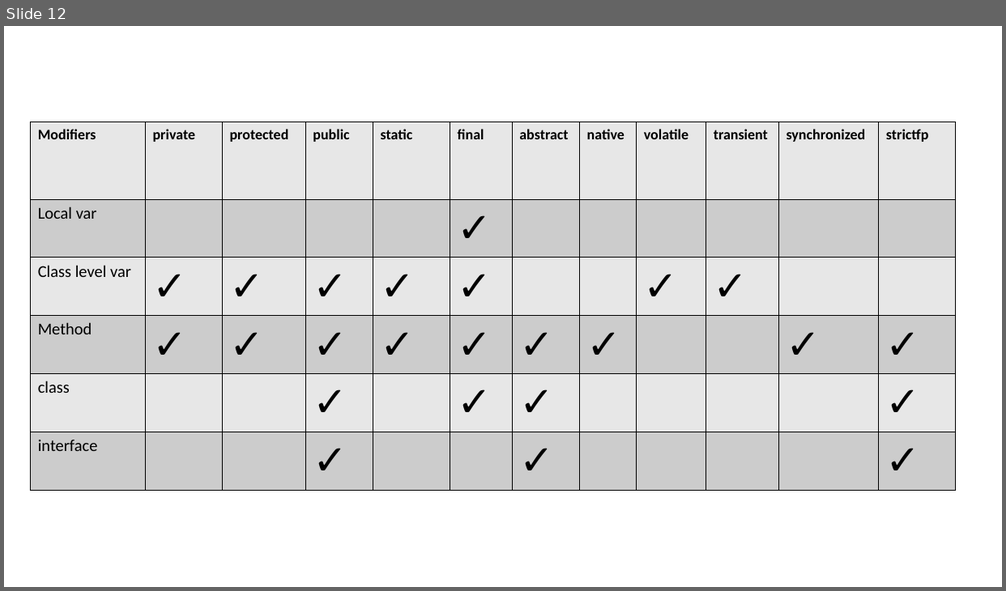
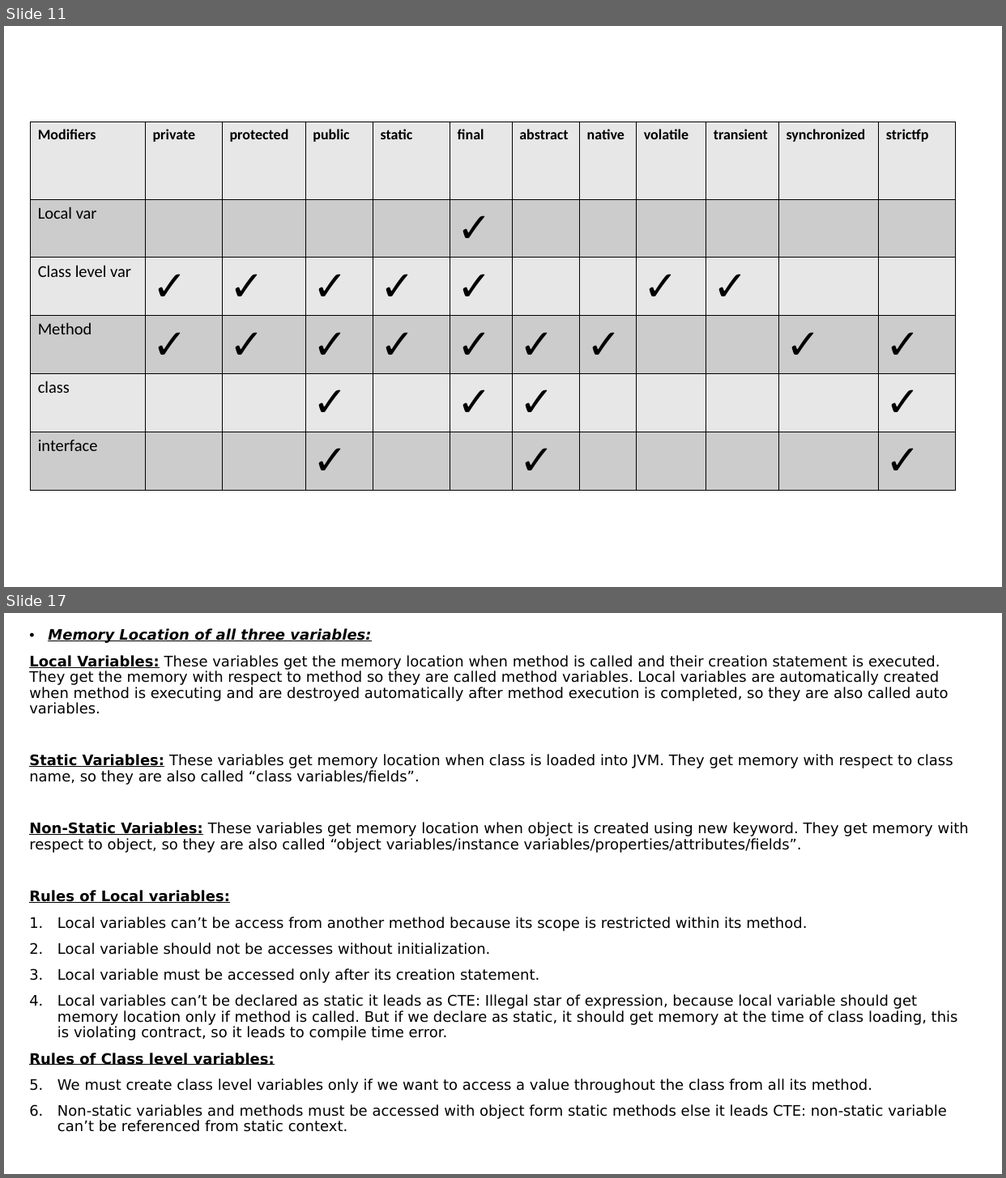
Before and after one commit to indrajeetydv/FSWDT, a slide deck: CoreJavaNotes.pptx. Shown one above the other, each under a label of ours: slide 12 before the commit, slides 11 and 17 after it; the slides between them are not shown. The pictures are 1006x591 and 1006x1178 pixels, drawn with LibreOffice and Linux fonts; fonts in the diff are those of the drawing. Boxes give left, top, right and bottom in pixels: in the first picture for what was removed or moved away, otherwise in the second. Text is boxed around its words. In the diff, an @@ line names an element or a change of style, - is before the commit and + after.

Commit message:
Varaibles and types of variables

```diff
--- a/CoreJavaNotes.pptx
+++ b/CoreJavaNotes.pptx
@@ slide 17 added at (4,613,1002,1174), background #FFFFFF @@
@@ text added at (29,628,969,1132), 14 pt, text #000000 @@
+• Memory Location of all three variables:
+Local Variables: These variables get the memory location when method is called and their creation statement is executed. They get the memory with respect to method so they are called method variables. Local variables are automatically created when method is executing and are destroyed automatically after method execution is completed, so they are also called auto variables.
+Static Variables: These variables get memory location when class is loaded into JVM. They get memory with respect to class name, so they are also called “class variables/fields”.
+Non-Static Variables: These variables get memory location when object is created using new keyword. They get memory with respect to object, so they are also called “object variables/instance variables/properties/attributes/fields”.
+Rules of Local variables:
+1. Local variables can’t be access from another method because its scope is restricted within its method.
+2. Local variable should not be accesses without initialization.
+3. Local variable must be accessed only after its creation statement.
+4. Local variables can’t be declared as static it leads as CTE: Illegal star of expression, because local variable should get memory location only if method is called. But if we declare as static, it should get memory at the time of class loading, this is violating contract, so it leads to compile time error.
+Rules of Class level variables:
+1. We must create class level variables only if we want to access a value throughout the class from all its method.
+2. Non-static variables and methods must be accessed with object form static methods else it leads CTE: non-static variable can’t be referenced from static context.
@@ what was slide 12 is now slide 11 @@
```
Also in this commit, not shown: 1 slide changed, 6 other slides added.
